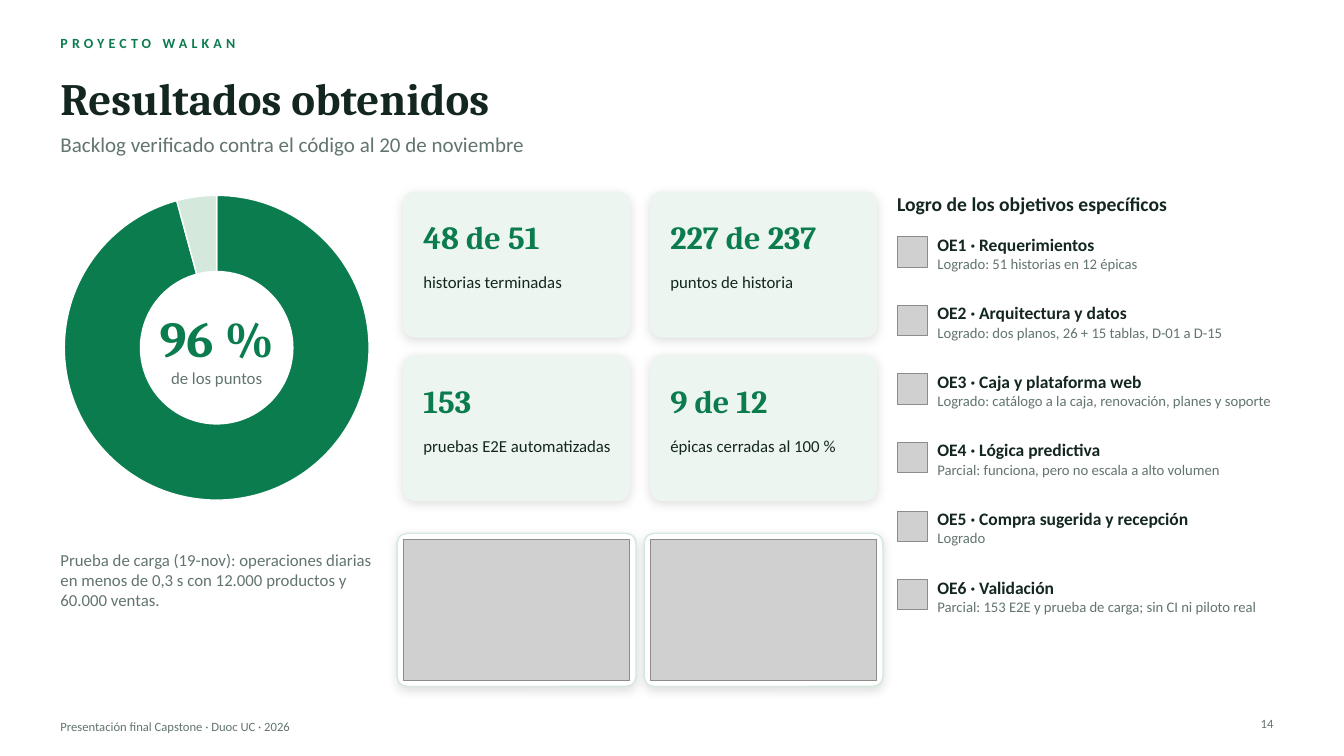
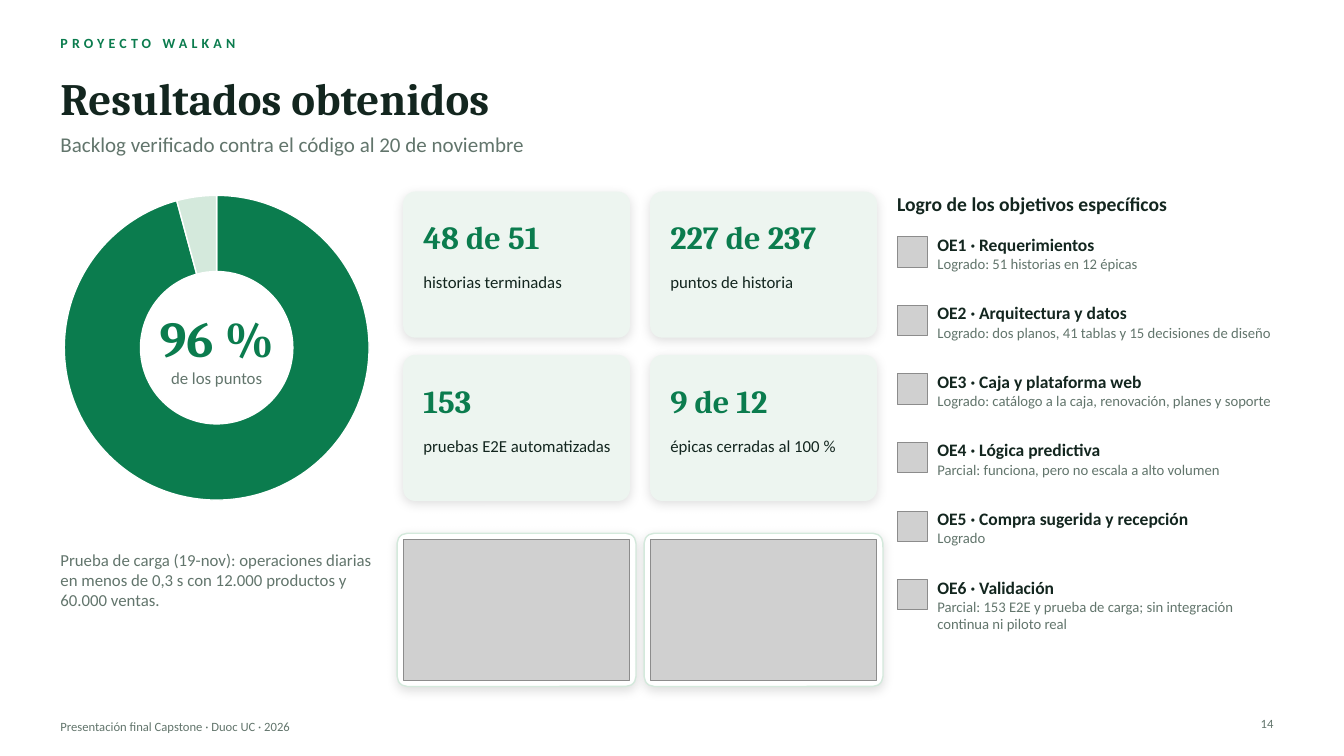
Before and after one commit to Chazito/Walkan, a slide deck: slide 14 of Fase 3/Evidencias Grupales/Presentacion Final.pptx. Drawn at 1344x756 pixels with LibreOffice and Linux fonts; fonts in the diff are those of the drawing; grey boxes stand for pictures; background and template pictures are left out. Boxes give left, top, right and bottom in pixels: in the first picture for what was removed or moved away, otherwise in the second. Text is boxed around its words. In the diff, an @@ line names an element or a change of style, - is before the commit and + after.

```diff
--- a/Fase 3/Evidencias Grupales/Presentacion Final.pptx
+++ b/Fase 3/Evidencias Grupales/Presentacion Final.pptx
@@ text at [937, 328, 1270, 341]: text changed @@
-Logrado: dos planos, 26 + 15 tablas, D-01 a D-15
+Logrado: dos planos, 41 tablas y 15 decisiones de diseño
@@ text at [937, 602, 1233, 632]: text changed @@
-Parcial: 153 E2E y prueba de carga; sin CI ni piloto real
+Parcial: 153 E2E y prueba de carga; sin integración continua ni piloto real
```
Also in this commit, not shown: 2 other slides changed.
